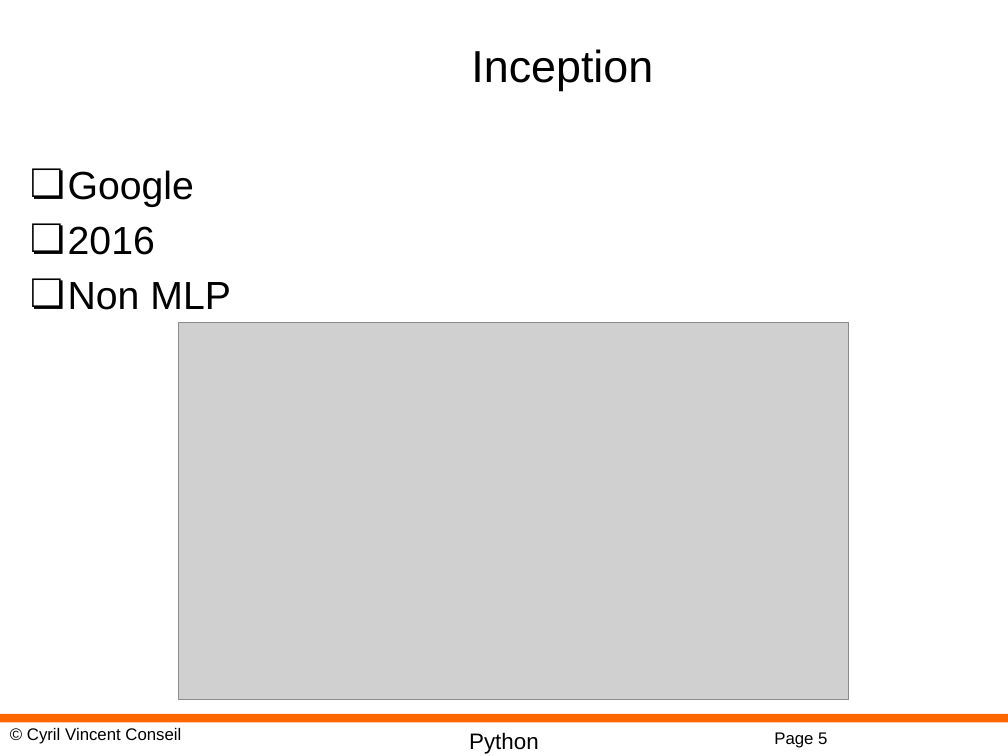
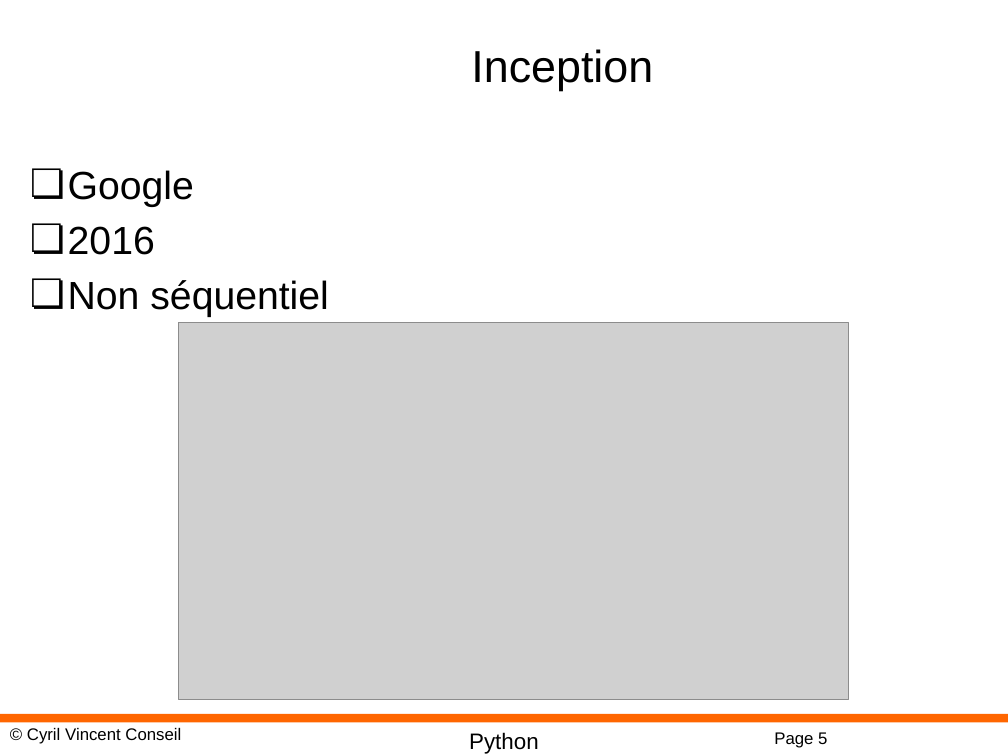
Before and after one commit to cyrilvincent/DL, a slide deck: slide 5 of PPT/DeepLearning11-KerasModels.pptx. Drawn at 1008x756 pixels with LibreOffice and Linux fonts; fonts in the diff are those of the drawing; grey boxes stand for pictures; background and template pictures are left out. Boxes give left, top, right and bottom in pixels: in the first picture for what was removed or moved away, otherwise in the second. Text is boxed around its words. In the diff, an @@ line names an element or a change of style, - is before the commit and + after.

```diff
--- a/PPT/DeepLearning11-KerasModels.pptx
+++ b/PPT/DeepLearning11-KerasModels.pptx
@@ text at <box>68,280,329,317</box>: text changed @@
-❏ Non MLP
+❏ Non séquentiel
```
Also in this commit, not shown: 13 other files.
